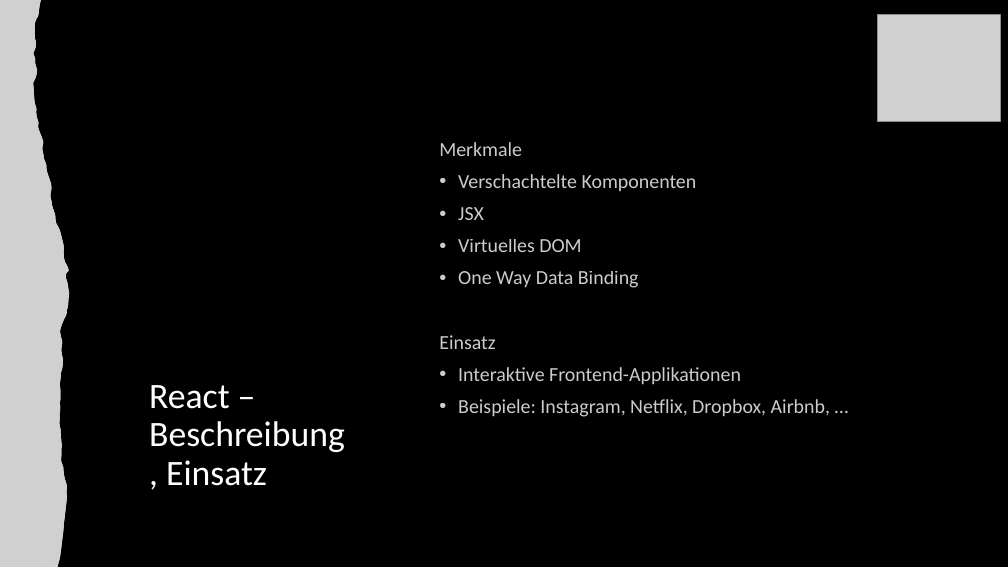
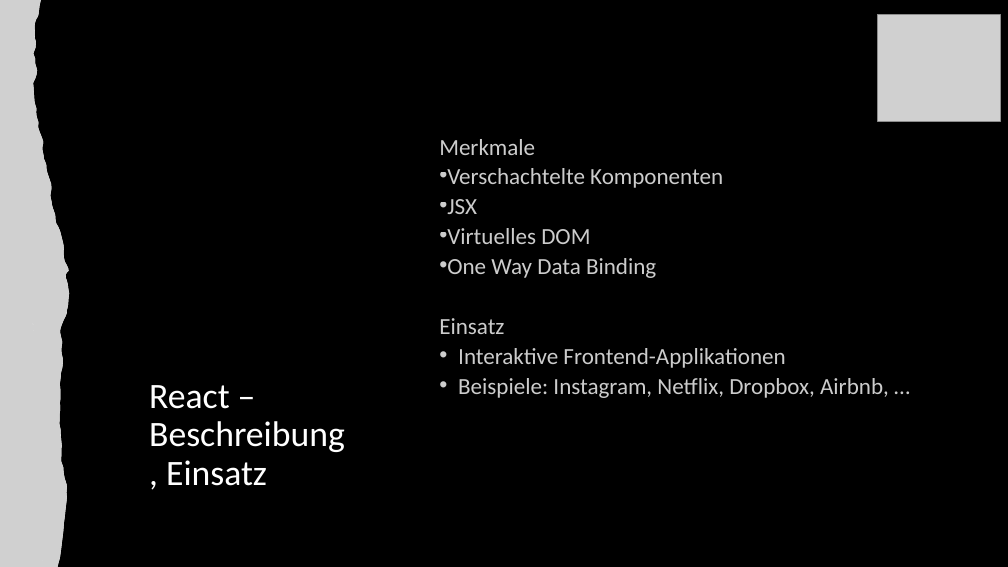
Before and after one commit to anna-staub/leiterlispiel, a slide deck: slide 7 of documents/JavaScript_Libraries/Gruppe_C_Praesentation_JSLibraries.pptx. Drawn at 1008x567 pixels with LibreOffice and Linux fonts; fonts in the diff are those of the drawing; grey boxes stand for pictures. Boxes give left, top, right and bottom in pixels: in the first picture for what was removed or moved away, otherwise in the second. Text is boxed around its words. In the diff, an @@ line names an element or a change of style, - is before the commit and + after.

```diff
--- a/documents/JavaScript_Libraries/Gruppe_C_Praesentation_JSLibraries.pptx
+++ b/documents/JavaScript_Libraries/Gruppe_C_Praesentation_JSLibraries.pptx
@@ text "Merkmale" at (439,139,889,398): size 19 to 22 pt; line spacing 0.9 to 0.7; indent changed @@
```
Also in this commit, not shown: 3 other slides changed, 1 other file.
